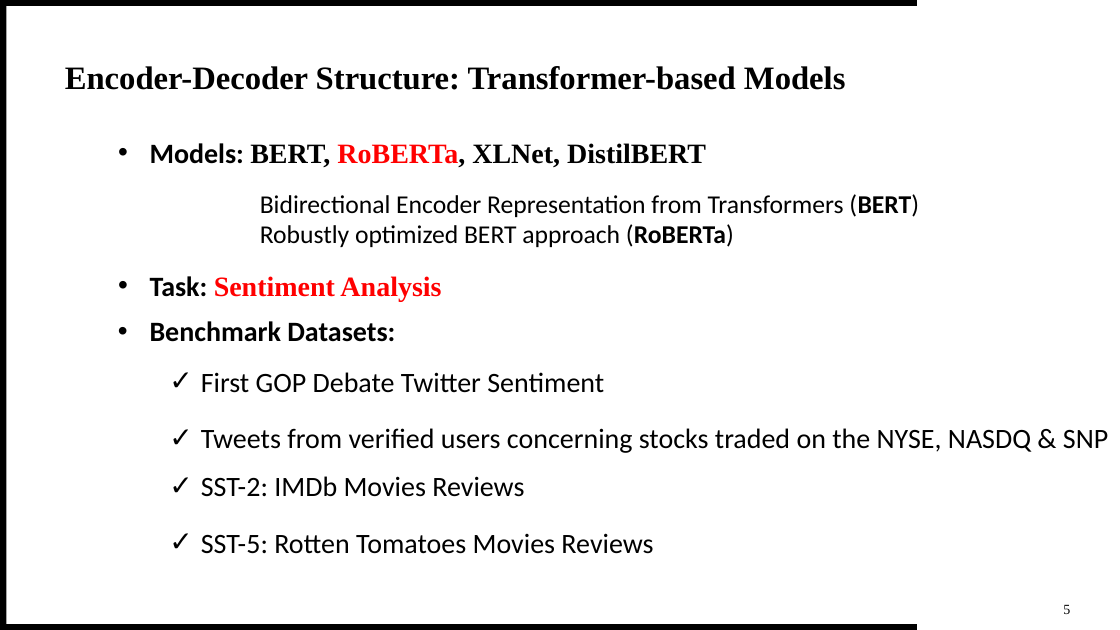
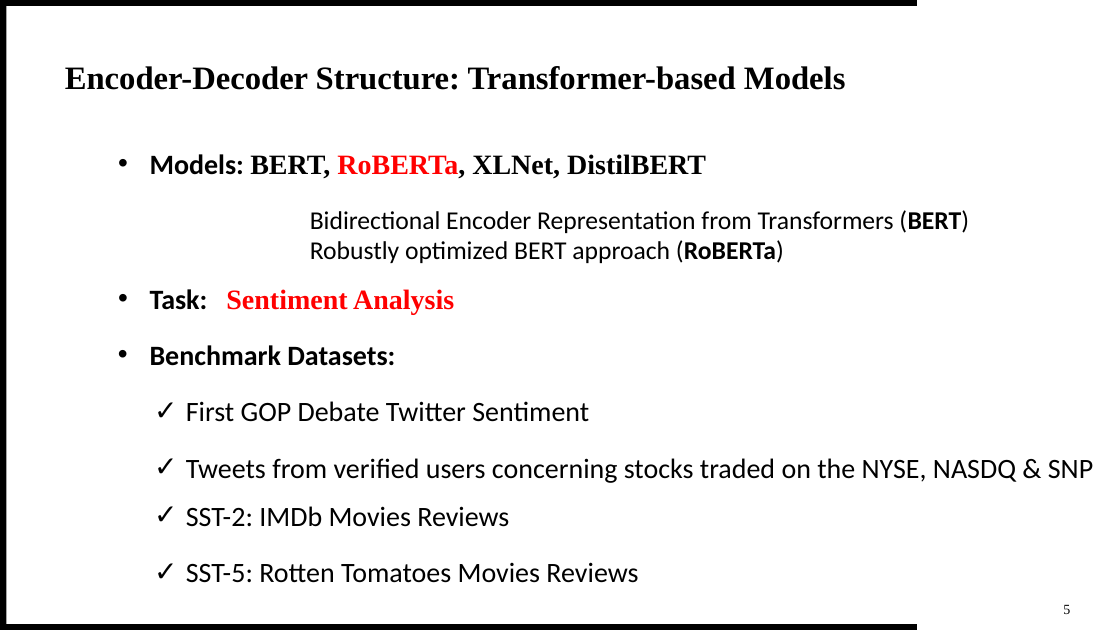
Before and after one commit to theQuert/inlpfun, a slide deck: slide 6 of Lab/REP.pptx. Drawn at 1120x630 pixels with LibreOffice and Linux fonts; fonts in the diff are those of the drawing. Boxes give left, top, right and bottom in pixels: in the first picture for what was removed or moved away, otherwise in the second. Text is boxed around its words. In the diff, an @@ line names an element or a change of style, - is before the commit and + after.

```diff
--- a/Lab/REP.pptx
+++ b/Lab/REP.pptx
@@ text "Models: BERT, RoBERTa, XLNet, DistilBERT": place and size @@
-text "Models: BERT, RoBERTa, XLNet, DistilBERT" at (150,143,706,167)
+text "Models: BERT, RoBERTa, XLNet, DistilBERT" at (150,154,706,178)
@@ text "Bidirectional Encoder Representation from Transformers ...": place and size @@
-text "Bidirectional Encoder Representation from Transformers ..." at (260,194,919,247)
+text "Bidirectional Encoder Representation from Transformers ..." at (310,210,969,263)
@@ text "Task: Sentiment Analysis" rewrapped from (150,276,441,301) to (150,289,454,314) @@
@@ text "Benchmark Datasets:": place and size @@
-text "Benchmark Datasets:" at (150,321,395,342)
+text "Benchmark Datasets:" at (150,345,395,366)
@@ 4 texts: place and size @@
-4 texts at (201,372,1108,554)
+4 texts at (186,401,1093,583)
```
Also in this commit, not shown: 6 other slides changed.
